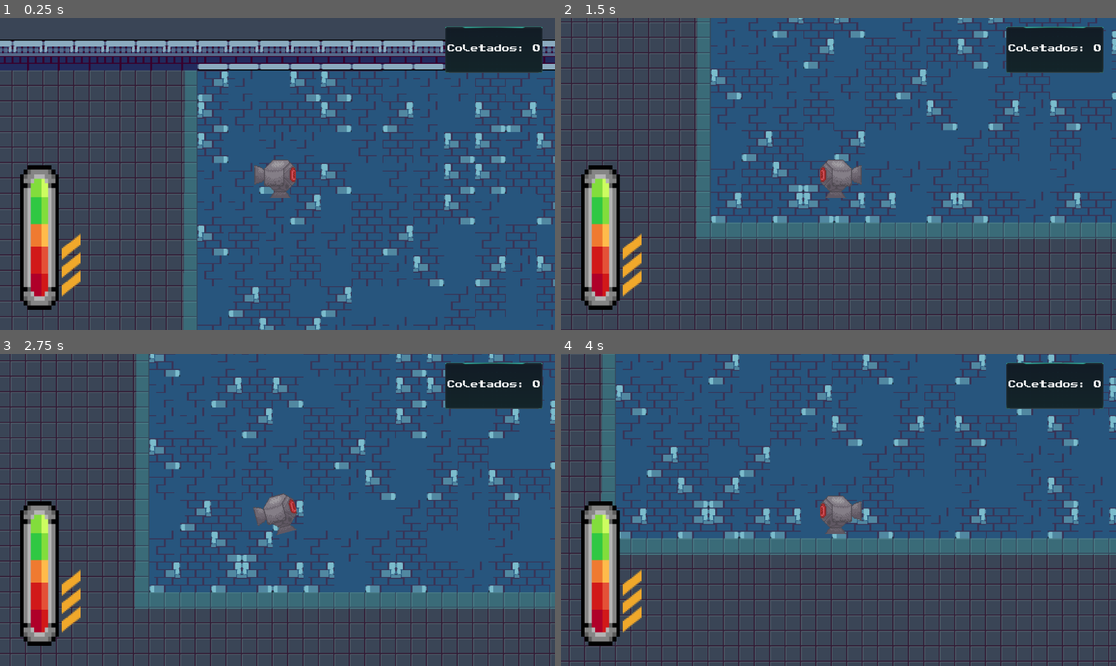
Above: before the commit, frames 1-4 (two rows, left to right).
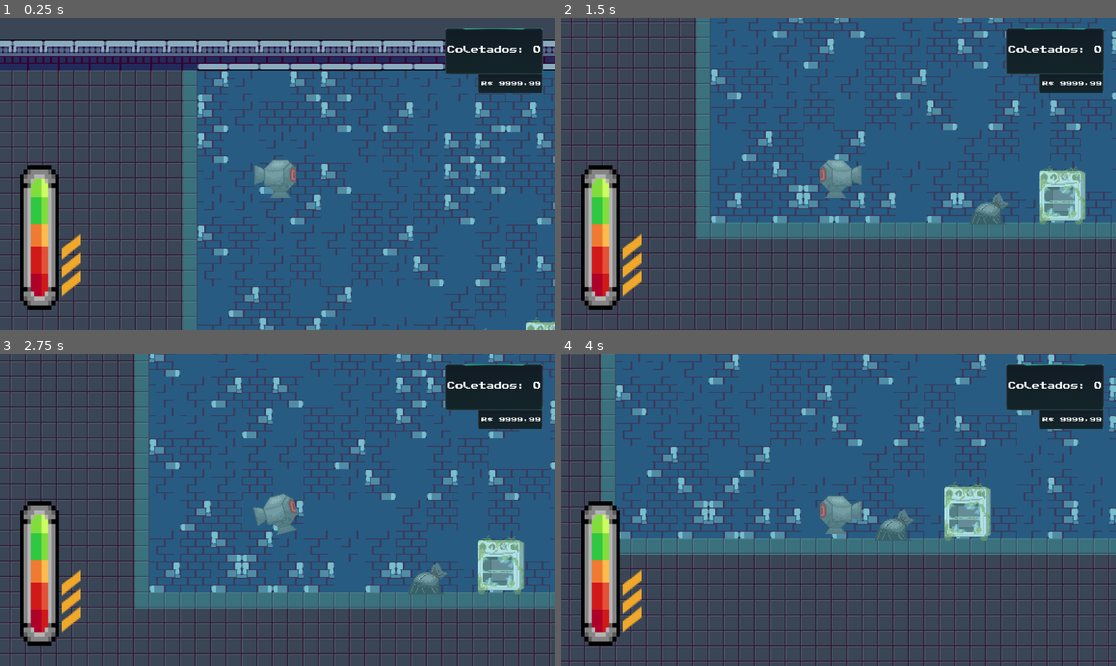
Above: after the commit, the same moments.

Repository: Jaete/Cleangoon
Game: Godot game, scene res://TSCN/Levels/tutorial_level.tscn
Two runs of this game, one before a commit and one after it. Both use one fixed random seed, a clock stepped at 60 frames per second and the inputs below.
Inputs:
- Up to frame 1 (0.25 s): no input
- Up to frame 2 (1.5 s): tap Enter at 0.5 s; hold Right (Move_Right) 0.53-1.28 s; hold Shift (Boost) 0.53-1.28 s; hold Left (Move_Left) from 1.28 s (still down); tap Shift (Boost) at 1.35 s
- Up to frame 3 (2.75 s): release Left (Move_Left) at 2.03 s; hold Right (Move_Right) from 2.03 s (still down); hold Space (Rise) from 2.03 s (still down); tap Shift (Boost) at 2.3 s
- Up to frame 4 (4 s): release Space (Rise) at 2.78 s; tap Shift (Boost) at 2.85 s; release Right (Move_Right) at 3.53 s; hold Left (Move_Left) from 3.53 s (still down); hold Shift (Boost) from 3.53 s (still down)

The runs differ from the first frame. In frame 1, 2.1% of the frame differs, in the area x 33-100%, y 2-100%; in frame 2, 3.5%; in frame 3, 3.6%, in the area x 24-98%, y 0-78%; in frame 4, 3.6%.

Commit message:
create trash entity

Diff:
--- a/Assets/Tilesets/tutorial_level.tres
+++ b/Assets/Tilesets/tutorial_level.tres
@@ -236,12 +236,10 @@
 4:6/0 = 0
 4:6/0/physics_layer_0/linear_velocity = Vector2(0, 0)
 4:6/0/physics_layer_0/angular_velocity = 0.0
-4:6/0/physics_layer_0/polygon_0/points = PackedVector2Array(-16, -16, 16, -16, 16, 16, -16, 16)
 5:6/next_alternative_id = 2
 5:6/0 = 0
 5:6/0/physics_layer_0/linear_velocity = Vector2(0, 0)
 5:6/0/physics_layer_0/angular_velocity = 0.0
-5:6/0/physics_layer_0/polygon_0/points = PackedVector2Array(-16, -16, 16, -16, 16, 16, -16, 16)
 5:6/1 = 1
 5:6/1/flip_h = true
 5:6/1/physics_layer_0/linear_velocity = Vector2(0, 0)
@@ -250,11 +248,9 @@
 6:6/0 = 0
 6:6/0/physics_layer_0/linear_velocity = Vector2(0, 0)
 6:6/0/physics_layer_0/angular_velocity = 0.0
-6:6/0/physics_layer_0/polygon_0/points = PackedVector2Array(-16, -16, 16, -16, 16, 16, -16, 16)
 7:6/0 = 0
 7:6/0/physics_layer_0/linear_velocity = Vector2(0, 0)
 7:6/0/physics_layer_0/angular_velocity = 0.0
-7:6/0/physics_layer_0/polygon_0/points = PackedVector2Array(-16, -16, 16, -16, 16, 16, -16, 16)
 0:7/0 = 0
 0:7/0/physics_layer_0/linear_velocity = Vector2(0, 0)
 0:7/0/physics_layer_0/angular_velocity = 0.0
@@ -274,15 +270,12 @@
 5:7/0 = 0
 5:7/0/physics_layer_0/linear_velocity = Vector2(0, 0)
 5:7/0/physics_layer_0/angular_velocity = 0.0
-5:7/0/physics_layer_0/polygon_0/points = PackedVector2Array(-16, -16, 16, -16, 16, 16, -16, 16)
 6:7/0 = 0
 6:7/0/physics_layer_0/linear_velocity = Vector2(0, 0)
 6:7/0/physics_layer_0/angular_velocity = 0.0
-6:7/0/physics_layer_0/polygon_0/points = PackedVector2Array(-16, -16, 16, -16, 16, 16, -16, 16)
 7:7/0 = 0
 7:7/0/physics_layer_0/linear_velocity = Vector2(0, 0)
 7:7/0/physics_layer_0/angular_velocity = 0.0
-7:7/0/physics_layer_0/polygon_0/points = PackedVector2Array(-16, -16, 16, -16, 16, 16, -16, 16)
 
 [resource]
 tile_size = Vector2i(32, 32)
--- /dev/null
+++ b/Resources/TrashData/Data/chemical.tres
@@ -0,0 +1,9 @@
+[gd_resource type="Resource" script_class="TrashData" load_steps=2 format=3 uid="uid://fxevv2to4f15"]
+
+[ext_resource type="Script" path="res://Resources/TrashData/TrashData.gd" id="1_cph51"]
+
+[resource]
+script = ExtResource("1_cph51")
+is_heavy = false
+is_chemical = true
+is_common = false
--- /dev/null
+++ b/Resources/TrashData/Data/common.tres
@@ -0,0 +1,9 @@
+[gd_resource type="Resource" script_class="TrashData" load_steps=2 format=3 uid="uid://cd248grsux1qa"]
+
+[ext_resource type="Script" path="res://Resources/TrashData/TrashData.gd" id="1_0o6vj"]
+
+[resource]
+script = ExtResource("1_0o6vj")
+is_heavy = false
+is_chemical = false
+is_common = true
--- /dev/null
+++ b/Resources/TrashData/Data/heavy.tres
@@ -0,0 +1,9 @@
+[gd_resource type="Resource" script_class="TrashData" load_steps=2 format=3 uid="uid://dltl8cfw7kwhb"]
+
+[ext_resource type="Script" path="res://Resources/TrashData/TrashData.gd" id="1_htbbx"]
+
+[resource]
+script = ExtResource("1_htbbx")
+is_heavy = true
+is_chemical = false
+is_common = false
--- /dev/null
+++ b/Resources/TrashData/InteractionAreas/common.tres
@@ -0,0 +1,4 @@
+[gd_resource type="CircleShape2D" format=3 uid="uid://dqcuowicpkt1s"]
+
+[resource]
+radius = 36.0
--- /dev/null
+++ b/Resources/TrashData/InteractionAreas/heavy.tres
@@ -0,0 +1,4 @@
+[gd_resource type="CircleShape2D" format=3 uid="uid://iejv52jbd0fq"]
+
+[resource]
+radius = 50.0
--- /dev/null
+++ b/Resources/TrashData/Shapes/common.tres
@@ -0,0 +1,3 @@
+[gd_resource type="RectangleShape2D" format=3 uid="uid://cx7qs7wpymdur"]
+
+[resource]
--- /dev/null
+++ b/Resources/TrashData/Shapes/couch.tres
@@ -0,0 +1,4 @@
+[gd_resource type="RectangleShape2D" format=3 uid="uid://ccrddbjgrrit8"]
+
+[resource]
+size = Vector2(52, 32)
--- /dev/null
+++ b/Resources/TrashData/Shapes/oven.tres
@@ -0,0 +1,4 @@
+[gd_resource type="RectangleShape2D" format=3 uid="uid://chubyty633pw"]
+
+[resource]
+size = Vector2(48, 52)
--- /dev/null
+++ b/Resources/TrashData/TrashData.gd
@@ -0,0 +1,41 @@
+class_name TrashData
+extends Resource
+
+@export var is_heavy: bool
+@export var is_chemical: bool
+@export var is_common: bool
+
+var reward_money: int
+var ground_texture: Texture2D
+var lifted_texture: Texture2D
+var shape: Shape2D
+var interaction_area: Shape2D
+var offset: Vector2
+
+func initialize():
+	if is_heavy:
+		reward_money = 200
+		match randi_range(1,2):
+			1:
+				ground_texture = load("res://Assets/Sprites/Trash/Heavy/oven.png")
+				lifted_texture = ground_texture
+				offset = Vector2(0, -4)
+				shape = load("res://Resources/TrashData/Shapes/oven.tres")
+				interaction_area = load("res://Resources/TrashData/InteractionAreas/heavy.tres")
+			2:
+				ground_texture = load("res://Assets/Sprites/Trash/Heavy/couch.png")
+				lifted_texture = ground_texture
+				offset = Vector2(0, -8)
+				shape = load("res://Resources/TrashData/Shapes/couch.tres")
+				interaction_area = load("res://Resources/TrashData/InteractionAreas/heavy.tres")
+			#3:
+			#4:
+	if is_chemical:
+		reward_money = 300
+	if is_common:
+		ground_texture = load("res://Assets/Sprites/Trash/Common/common-ground.png")
+		lifted_texture = load("res://Assets/Sprites/Trash/Common/common-lifted.png")
+		shape = load("res://Resources/TrashData/Shapes/common.tres")
+		offset = Vector2(0, -12)
+		interaction_area = load("res://Resources/TrashData/InteractionAreas/common.tres")
+		reward_money = 100
--- a/Scripts/DEBUG/Label.gd
+++ b/Scripts/DEBUG/Label.gd
@@ -1,6 +1,6 @@
 extends Label
 
-@onready var pl: Player = $".."
+@onready var pl: Player = $"../.."
 
 func _process(delta):
 	set_text(str("Jumping: ", Input.is_action_pressed("Rise"),
--- /dev/null
+++ b/Scripts/Trash/Trash.gd
@@ -0,0 +1,28 @@
+class_name Trash
+extends Node2D
+
+@export_category("Object data")
+@export var trash_data: TrashData
+@export var sprite: Sprite2D
+@export var body: CollisionShape2D
+@export var interactable_area: CollisionShape2D
+
+var is_on_ground: bool
+
+func _ready():
+	trash_data.initialize()
+	sprite.texture = trash_data.lifted_texture
+	body.shape = trash_data.shape
+	sprite.offset = trash_data.offset
+	interactable_area.shape = trash_data.interaction_area
+
+
+func _on_body_entered(body):
+	if body is TileMap:
+		sprite.texture = trash_data.ground_texture
+	pass # Replace with function body.
+
+func _on_body_exited(body):
+	if body is TileMap:
+		sprite.texture = trash_data.lifted_texture
+	pass # Replace with function body.
--- a/TSCN/Entities/player.tscn
+++ b/TSCN/Entities/player.tscn
@@ -1,7 +1,11 @@
-[gd_scene load_steps=5 format=3 uid="uid://cytg6jnj3iky4"]
+[gd_scene load_steps=9 format=3 uid="uid://cytg6jnj3iky4"]
 
 [ext_resource type="Script" path="res://Scripts/Player/Player.gd" id="1_ho8sk"]
+[ext_resource type="Resource" uid="uid://502osudyjdp8" path="res://Resources/PlayerPhysics/PlayerPhysics.tres" id="2_02aco"]
 [ext_resource type="Texture2D" uid="uid://dn6q65jm2jwhp" path="res://Assets/Sprites/limpa-i-989.png" id="2_kb6fu"]
+[ext_resource type="Script" path="res://Scripts/DEBUG/Label.gd" id="3_asste"]
+[ext_resource type="Resource" uid="uid://3bcj6bpysgo7" path="res://Resources/PlayerController/PlayerController.tres" id="3_vg3af"]
+[ext_resource type="Resource" uid="uid://bjvg66l47ddex" path="res://Resources/AnimationHelper/AnimationHelper.tres" id="4_rrypg"]
 
 [sub_resource type="PhysicsMaterial" id="PhysicsMaterial_k4xc7"]
 friction = 0.25
@@ -15,6 +19,9 @@
 physics_material_override = SubResource("PhysicsMaterial_k4xc7")
 lock_rotation = true
 script = ExtResource("1_ho8sk")
+physics = ExtResource("2_02aco")
+controller = ExtResource("3_vg3af")
+animation = ExtResource("4_rrypg")
 sprite = NodePath("Sprite2D")
 
 [node name="CollisionShape2D" type="CollisionShape2D" parent="."]
--- /dev/null
+++ b/TSCN/Entities/trash.tscn
@@ -0,0 +1,32 @@
+[gd_scene load_steps=4 format=3 uid="uid://ctv4ao3whr30o"]
+
+[ext_resource type="Script" path="res://Scripts/Trash/Trash.gd" id="1_n1lpt"]
+
+[sub_resource type="CircleShape2D" id="CircleShape2D_ncx3a"]
+radius = 24.0
+
+[sub_resource type="RectangleShape2D" id="RectangleShape2D_t78b2"]
+
+[node name="Trash" type="RigidBody2D" node_paths=PackedStringArray("sprite", "body", "interactable_area")]
+y_sort_enabled = true
+mass = 0.1
+lock_rotation = true
+max_contacts_reported = 5
+contact_monitor = true
+script = ExtResource("1_n1lpt")
+sprite = NodePath("Sprite")
+body = NodePath("BodyShape")
+interactable_area = NodePath("InteractableArea/Shape")
+
+[node name="Sprite" type="Sprite2D" parent="."]
+
+[node name="InteractableArea" type="Area2D" parent="."]
+
+[node name="Shape" type="CollisionShape2D" parent="InteractableArea"]
+shape = SubResource("CircleShape2D_ncx3a")
+
+[node name="BodyShape" type="CollisionShape2D" parent="."]
+shape = SubResource("RectangleShape2D_t78b2")
+
+[connection signal="body_entered" from="." to="." method="_on_body_entered"]
+[connection signal="body_exited" from="." to="." method="_on_body_exited"]
--- a/TSCN/Entities/ui.tscn
+++ b/TSCN/Entities/ui.tscn
@@ -15,8 +15,8 @@
 grow_horizontal = 2
 grow_vertical = 2
 
-[node name="TextureProgressBar" parent="Control" instance=ExtResource("1_8p76d")]
-custom_minimum_size = Vector2(80, 300)
+[node name="HP" parent="Control" instance=ExtResource("1_8p76d")]
+custom_minimum_size = Vector2(60, 200)
 layout_mode = 1
 anchors_preset = 2
 anchor_top = 1.0
@@ -27,7 +27,7 @@
 offset_bottom = -42.0
 grow_vertical = 0
 
-[node name="Control" type="Control" parent="Control"]
+[node name="Boost" type="Control" parent="Control"]
 layout_mode = 1
 anchors_preset = 2
 anchor_top = 1.0
@@ -38,32 +38,56 @@
 offset_bottom = -57.0
 grow_vertical = 0
 
-[node name="Sprite2D" type="Sprite2D" parent="Control/Control"]
+[node name="1" type="Sprite2D" parent="Control/Boost"]
 rotation = 1.5708
 scale = Vector2(3, 3)
 texture = ExtResource("2_ng0c3")
 flip_h = true
 
-[node name="Sprite2D2" type="Sprite2D" parent="Control/Control"]
+[node name="2" type="Sprite2D" parent="Control/Boost"]
 position = Vector2(0, -38)
 rotation = 1.5708
 scale = Vector2(3, 3)
 texture = ExtResource("2_ng0c3")
 flip_h = true
 
-[node name="Sprite2D3" type="Sprite2D" parent="Control/Control"]
+[node name="3" type="Sprite2D" parent="Control/Boost"]
 position = Vector2(0, -76)
 rotation = 1.5708
 scale = Vector2(3, 3)
 texture = ExtResource("2_ng0c3")
 flip_h = true
 
-[node name="MainPanel03" type="Sprite2D" parent="Control"]
-position = Vector2(1025, 66)
+[node name="Counters" type="Control" parent="Control"]
+layout_mode = 1
+anchors_preset = 1
+anchor_left = 1.0
+anchor_right = 1.0
+offset_left = -391.0
+offset_bottom = 227.0
+grow_horizontal = 0
+
+[node name="Money" type="Sprite2D" parent="Control/Counters"]
+position = Vector2(297.977, 132)
+scale = Vector2(0.441104, 0.339161)
+texture = ExtResource("3_cpx5k")
+
+[node name="Label" type="Label" parent="Control/Counters/Money"]
+offset_left = -135.131
+offset_top = -2.94846
+offset_right = 184.869
+offset_bottom = 74.0515
+theme_override_fonts/font = ExtResource("4_kx2gd")
+theme_override_font_sizes/font_size = 28
+text = "R$ 9999,99"
+metadata/_edit_use_anchors_ = true
+
+[node name="LevelProgress" type="Sprite2D" parent="Control/Counters"]
+position = Vector2(264.371, 69)
 scale = Vector2(0.671329, 0.671329)
 texture = ExtResource("3_cpx5k")
 
-[node name="Label" type="Label" parent="Control/MainPanel03"]
+[node name="Label" type="Label" parent="Control/Counters/LevelProgress"]
 offset_left = -143.0
 offset_top = -19.3646
 offset_right = 145.0
--- a/TSCN/Levels/tutorial_level.tscn
+++ b/TSCN/Levels/tutorial_level.tscn
@@ -1,12 +1,17 @@
-[gd_scene load_steps=10 format=3 uid="uid://dnamtpdl1nyu4"]
+[gd_scene load_steps=14 format=3 uid="uid://dnamtpdl1nyu4"]
 
 [ext_resource type="TileSet" uid="uid://ba4ch2yqukfhj" path="res://Assets/Tilesets/tutorial_level.tres" id="1_n7irr"]
 [ext_resource type="PackedScene" uid="uid://cytg6jnj3iky4" path="res://TSCN/Entities/player.tscn" id="2_d03b0"]
 [ext_resource type="Script" path="res://Resources/PlayerPhysics/PlayerPhysics.gd" id="3_ug6ue"]
 [ext_resource type="Script" path="res://Resources/PlayerController/PlayerController.gd" id="4_8jihy"]
 [ext_resource type="Script" path="res://Scripts/Player/MainCamera.gd" id="4_kv8ak"]
-[ext_resource type="Resource" uid="uid://bjvg66l47ddex" path="res://Resources/AnimationHelper/AnimationHelper.tres" id="5_hc53m"]
 [ext_resource type="Resource" uid="uid://cg5bhkxvsmw8h" path="res://Resources/PlayerData/PlayerData.tres" id="6_jpv58"]
+[ext_resource type="PackedScene" uid="uid://ctv4ao3whr30o" path="res://TSCN/Entities/trash.tscn" id="8_m683u"]
+[ext_resource type="Resource" uid="uid://cd248grsux1qa" path="res://Resources/TrashData/Data/common.tres" id="9_0prxo"]
+[ext_resource type="Resource" uid="uid://dltl8cfw7kwhb" path="res://Resources/TrashData/Data/heavy.tres" id="9_w5cfc"]
+
+[sub_resource type="RectangleShape2D" id="RectangleShape2D_lucq3"]
+size = Vector2(767, 335)
 
 [sub_resource type="Resource" id="Resource_4rwqx"]
 script = ExtResource("3_ug6ue")
@@ -18,27 +23,55 @@
 [sub_resource type="Resource" id="Resource_xphff"]
 script = ExtResource("4_8jihy")
 
+[sub_resource type="RectangleShape2D" id="RectangleShape2D_aeuvl"]
+size = Vector2(1215, 188)
+
 [node name="TutorialLevel" type="Node2D"]
 
 [node name="Structure" type="TileMap" parent="."]
 tile_set = ExtResource("1_n7irr")
 format = 2
 layer_0/name = "Background"
+layer_0/z_index = -1
 layer_0/tile_data = PackedInt32Array(589853, 262144, 4, 524317, 327680, 5, 458781, 327680, 5, 393245, 262144, 5, 327709 …(34965 unchanged characters)…
 layer_1/name = "Walls"
 layer_1/tile_data = PackedInt32Array(0, 262144, 7, 65536, 262144, 7, 131072, 262144, 7, 196608, 262144, 7, 262144, 2621 …(6295 unchanged characters)…
 
 [node name="Water" type="Polygon2D" parent="."]
-color = Color(0.243137, 1, 1, 0.203922)
-polygon = PackedVector2Array(211, 0, 976, 0, 977, 337, 209, 337)
+z_index = 1
+color = Color(0.243137, 1, 1, 0.231373)
+polygon = PackedVector2Array(209, 0, 977, 0, 977, 337, 209, 337)
 
-[node name="Player" parent="." instance=ExtResource("2_d03b0")]
-physics = SubResource("Resource_4rwqx")
-controller = SubResource("Resource_xphff")
-animation = ExtResource("5_hc53m")
-data = ExtResource("6_jpv58")
+[node name="Area2D" type="Area2D" parent="Water"]
+gravity_space_override = 3
+
+[node name="CollisionShape2D" type="CollisionShape2D" parent="Water/Area2D"]
+position = Vector2(591.5, 167.5)
+shape = SubResource("RectangleShape2D_lucq3")
 
 [node name="Camera2D" type="Camera2D" parent="."]
 position = Vector2(411, 314)
 zoom = Vector2(2, 2)
 script = ExtResource("4_kv8ak")
+
+[node name="Player" parent="." instance=ExtResource("2_d03b0")]
+physics = SubResource("Resource_4rwqx")
+controller = SubResource("Resource_xphff")
+data = ExtResource("6_jpv58")
+
+[node name="Trash" parent="." instance=ExtResource("8_m683u")]
+position = Vector2(589, 261)
+trash_data = ExtResource("9_w5cfc")
+
+[node name="Trash2" parent="." instance=ExtResource("8_m683u")]
+position = Vector2(511, 268)
+trash_data = ExtResource("9_0prxo")
+
+[node name="Area2D" type="Area2D" parent="."]
+priority = 1
+gravity_space_override = 3
+gravity = 2800.0
+
+[node name="CollisionShape2D" type="CollisionShape2D" parent="Area2D"]
+position = Vector2(609, -93)
+shape = SubResource("RectangleShape2D_aeuvl")
Binary file added: Assets/Sprites/Trash/Common/common-ground.png
Not shown, added: Assets/Sprites/Trash/Common/common-ground.png.import
Binary file added: Assets/Sprites/Trash/Common/common-lifted.png
Not shown, added: Assets/Sprites/Trash/Common/common-lifted.png.import
Binary file added: Assets/Sprites/Trash/Heavy/couch.png
Not shown, added: Assets/Sprites/Trash/Heavy/couch.png.import
Binary file added: Assets/Sprites/Trash/Heavy/oven.png
Not shown, added: Assets/Sprites/Trash/Heavy/oven.png.import
